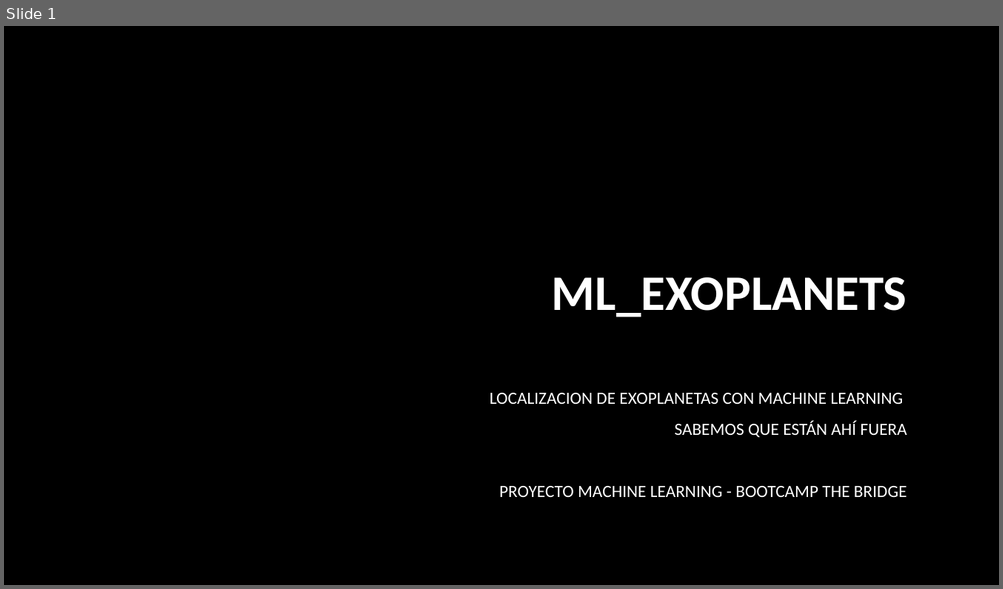
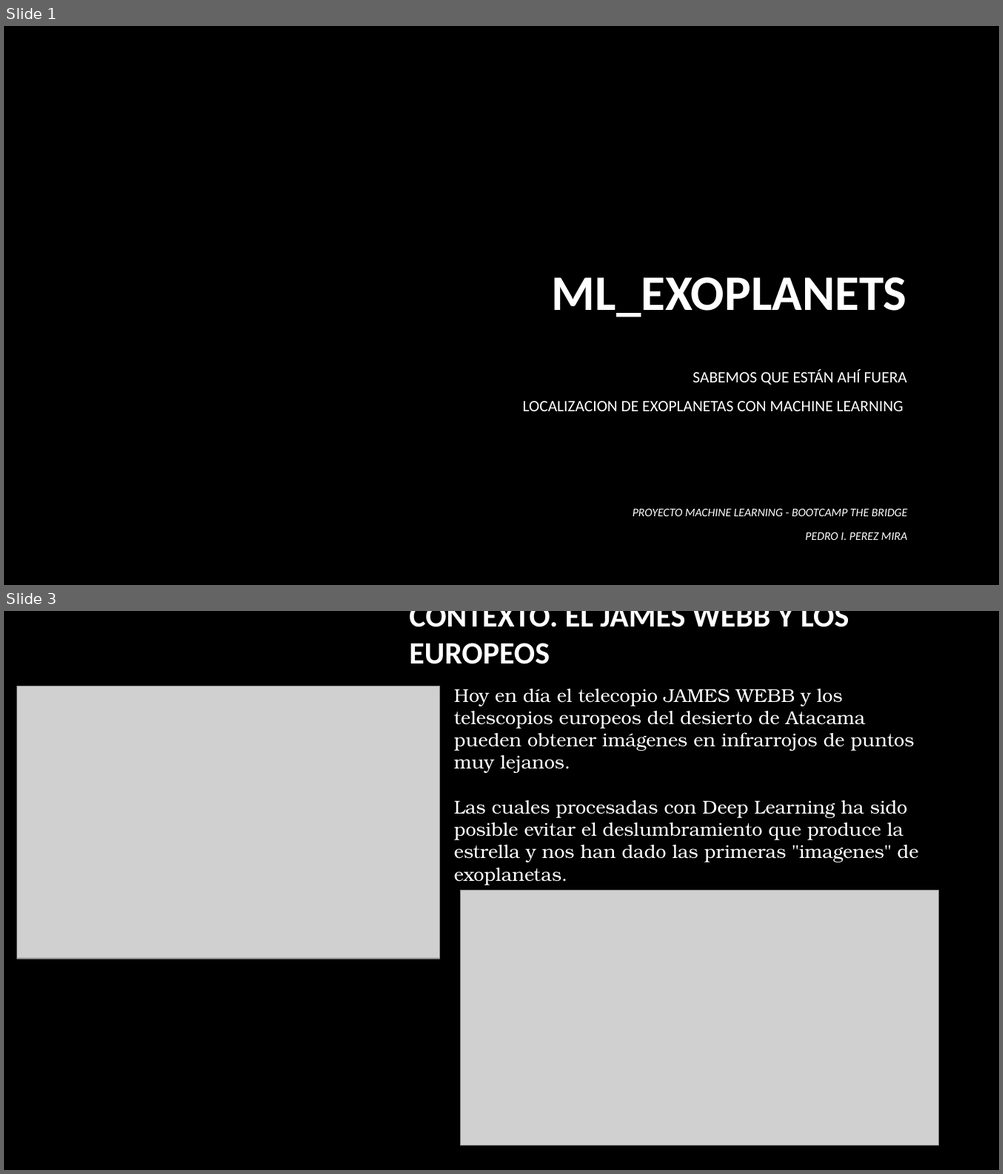
Before and after one commit to PIPM2001/ML_EXOPLANETS, a slide deck: ML_EXOPLANETS.pptx. Shown one above the other, each under a label of ours: slide 1 before the commit, slides 1 and 3 after it; the slides between them are not shown. The pictures are 1003x589 and 1003x1174 pixels, drawn with LibreOffice and Linux fonts; fonts in the diff are those of the drawing; grey boxes stand for pictures; background and template pictures are left out. Boxes give left, top, right and bottom in pixels: in the first picture for what was removed or moved away, otherwise in the second. Text is boxed around its words. In the diff, an @@ line names an element or a change of style, - is before the commit and + after.

```diff
--- a/ML_EXOPLANETS.pptx
+++ b/ML_EXOPLANETS.pptx
@@ slide 3 added at box(4, 611, 999, 1170), background picture (left out) @@
@@ text added at box(409, 611, 848, 664), 30 pt, text #FFFFFF, bold @@
+CONTEXTO. EL JAMES WEBB Y LOS EUROPEOS
@@ picture added at box(17, 686, 441, 959) @@
@@ text added at box(454, 689, 919, 886), 18 pt, text #FFFFFF @@
+Hoy en día el telecopio JAMES WEBB y los telescopios europeos del desierto de Atacama pueden obtener imágenes en infrarrojos de puntos muy lejanos.
+Las cuales procesadas con Deep Learning ha sido posible evitar el deslumbramiento que produce la estrella y nos han dado las primeras "imagenes" de exoplanetas.
@@ picture added at box(460, 891, 938, 1145) @@
@@ slide 1 changed as well @@
@@ subtitle "SABEMOS QUE ESTÁN AHÍ FUERA": place and size @@
-subtitle "SABEMOS QUE ESTÁN AHÍ FUERA" at box(489, 393, 907, 497)
+subtitle "SABEMOS QUE ESTÁN AHÍ FUERA" at box(523, 369, 907, 412)
@@ subtitle at box(692, 369, 907, 385): paragraph added @@
+SABEMOS QUE ESTÁN AHÍ FUERA
@@ subtitle at box(523, 401, 903, 412): size 16.6 to 15.3 pt in "LOCALIZACION DE EXOPLANETAS CON MACHINE LEARNING" @@
@@ subtitle at box(499, 421, 907, 497): paragraphs removed @@
-SABEMOS QUE ESTÁN AHÍ FUERA
-PROYECTO MACHINE LEARNING - BOOTCAMP THE BRIDGE
@@ text added at box(632, 508, 908, 540), 11.2 pt, text #FFFFFF, italic @@
+PROYECTO MACHINE LEARNING - BOOTCAMP THE BRIDGE
+PEDRO I. PEREZ MIRA
```
Also in this commit, not shown: 1 other slide changed, 9 other slides added, 1 slide removed, 1 other file.
